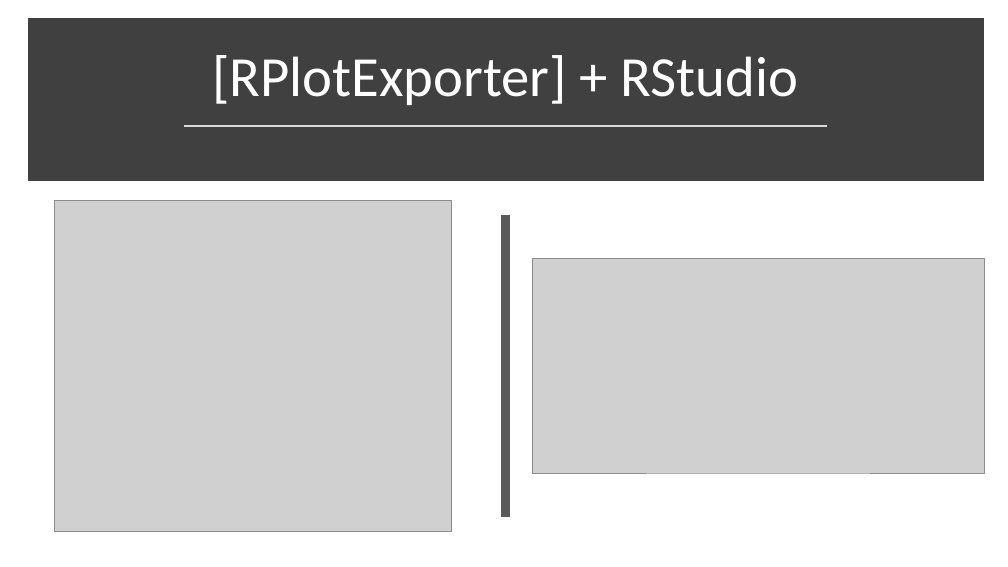
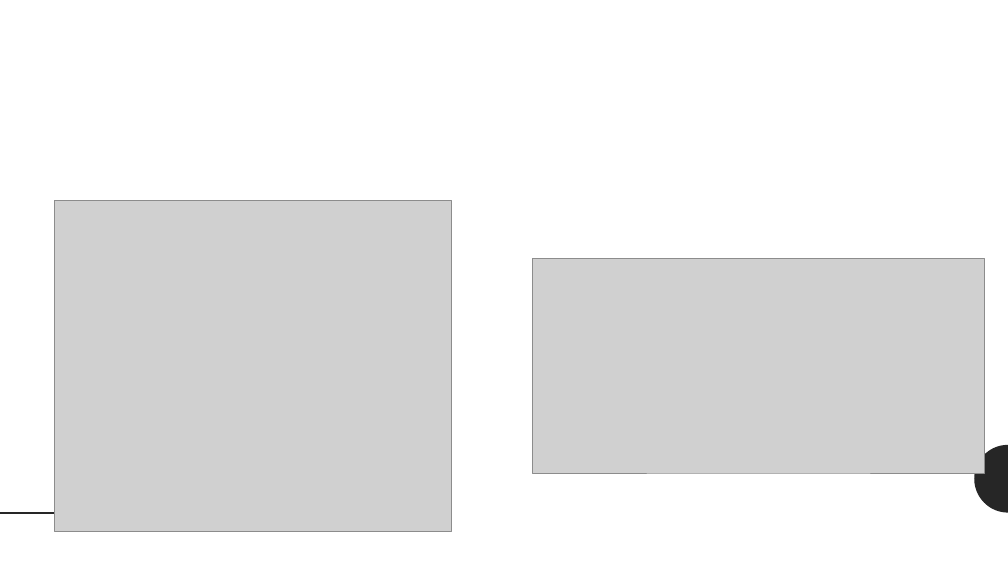
Before and after one commit to sheltertake/dotbench-workshop, a slide deck: slide 2 of Workshop.pptx. Drawn at 1008x567 pixels with LibreOffice and Linux fonts; fonts in the diff are those of the drawing; grey boxes stand for pictures. Boxes give left, top, right and bottom in pixels: in the first picture for what was removed or moved away, otherwise in the second. Text is boxed around its words. In the diff, an @@ line names an element or a change of style, - is before the commit and + after.

```diff
--- a/Workshop.pptx
+++ b/Workshop.pptx
@@ rectangle removed at <box>33,23,979,176</box> @@
@@ title removed at <box>213,55,798,105</box> @@
-[RPlotExporter] + RStudio
@@ line removed from (185, 126) to (827, 126) @@
@@ line removed from (506, 215) to (506, 517) @@
@@ freeform shape added at <box>975,445,1008,513</box>, fill #262626 @@
@@ line added from (0, 513) to (372, 513), #262626 2 pt @@
```
Also in this commit, not shown: 4 other slides changed, 2 slides added, 1 slide removed, 9 other files.
